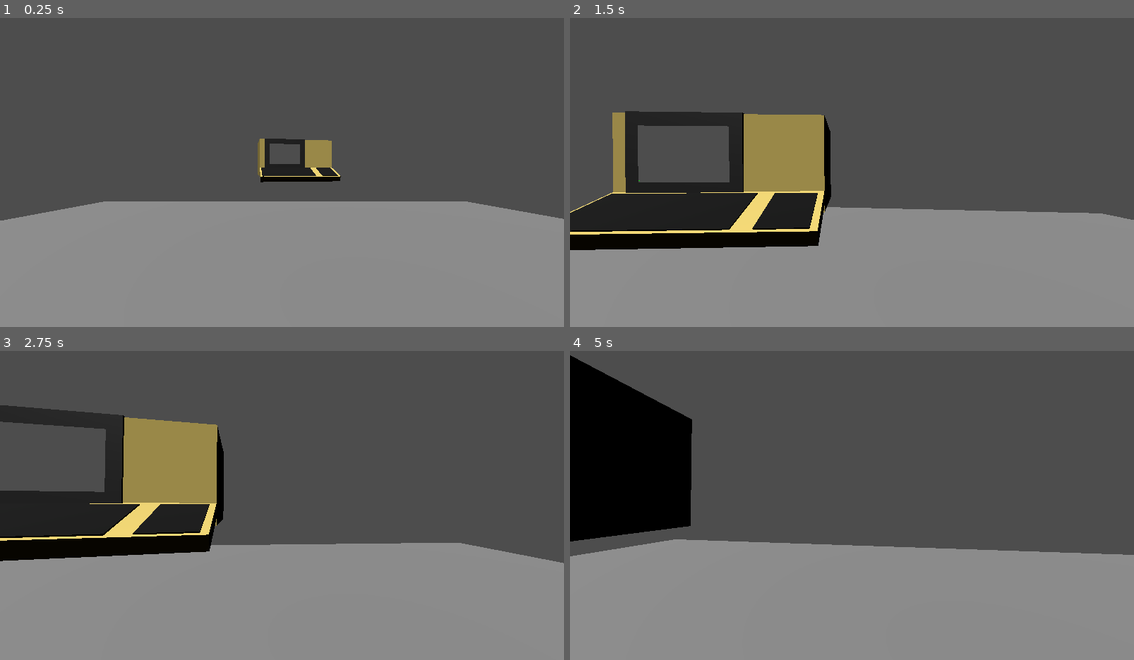
Above: before the commit, frames 1-4 (two rows, left to right).
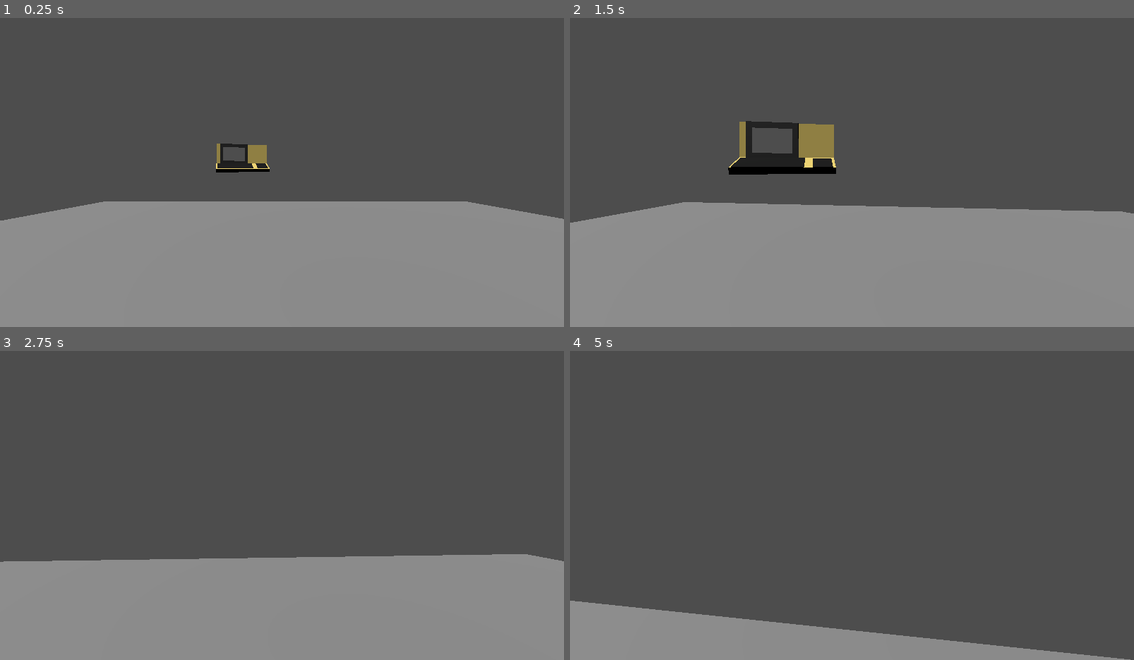
Above: after the commit, the same moments.

Repository: Shoofe/SemC
Game: Godot game, scene res://test_world.tscn
Two runs of this game, one before a commit and one after it. Both use one fixed random seed, a clock stepped at 60 frames per second and the inputs below.
Inputs (mouse positions are in pixels of both pictures, inside the frame that each line leads up to):
- Up to frame 1 (0.25 s): no input
- Up to frame 2 (1.5 s): tap Enter at 0.5 s; move the mouse to (880, 166) at 0.52 s; hold W (UP) from 0.53 s (still down); click (880, 166) at 0.6 s; move the mouse to (823, 169) at 1.27 s; click (823, 169) at 1.35 s
- Up to frame 3 (2.75 s): keep holding W (UP); move the mouse to (293, 496) at 2.02 s; hold Shift (SHIFT) from 2.03 s (still down); click (293, 496) at 2.3 s
- Up to frame 4 (5 s): keep holding W (UP); move the mouse to (846, 505) at 2.77 s; release Shift (SHIFT) at 2.78 s; click (846, 505) at 2.85 s; move the mouse to (891, 505) at 3.52 s; click (891, 505) at 3.6 s; tap Escape (ui_cancel) at 4.15 s; move the mouse to (806, 499) at 4.27 s; tap Shift (SHIFT) at 4.35 s; click (806, 499) at 4.55 s

The runs differ from the first frame. In frame 1, 1.9% of the frame differs, in the area x 38-61%, y 39-54%; in frame 2, 15%; in frame 3, 16%; in frame 4, 37%, in the area x 0-100%, y 1-100%.

Commit message:
Refined interactions TODO: Fix player position during interactions

Diff:
--- a/Computer/Station/Terminal/terminal.tscn
+++ b/Computer/Station/Terminal/terminal.tscn
@@ -78,6 +78,6 @@
 shape = SubResource("BoxShape3D_ixlve")
 
 [node name="FocusCamPosition" type="Node3D" parent="."]
-transform = Transform3D(-8.74228e-08, 0, 2, 0, 2, 0, -2, 0, -8.74228e-08, 1.04, 0.144182, 0)
+transform = Transform3D(-8.74228e-08, 0, 2, 0, 2, 0, -2, 0, -8.74228e-08, 1.17596, 0.144182, 0.194103)
 
 [connection signal="execute_command" from="Display/SubViewport/Display" to="." method="_on_display_execute_command"]
--- a/Computer/Station/Terminal/terminal_code.gd
+++ b/Computer/Station/Terminal/terminal_code.gd
@@ -6,13 +6,19 @@
 var curr_text = ""
 
 @onready var display  = $Display/SubViewport/Display
-@onready var camera_position_on_focus = $FocusCamPosition.transform
+
+
 func _ready():
-	disable_movement_on_interact = true
+	disable_movement = true
+	focus_camera = true
+	stay_focused = true
+	focus_camera_position = $FocusCamPosition
 
 
 func _on_interacted():
-		focused = !focused
+		focused = true
+func _on_stop_interaction():
+	focused = false
 
 func _input(event):
 	if focused and event is InputEventKey and event.is_pressed():
--- a/Player/player.gd
+++ b/Player/player.gd
@@ -5,10 +5,10 @@
 const SPEED = 1.5
 const SPRINT_MUL = 1.5
 const MOUSE_SENS_CONST = 100
-var move = true
 var sprint = 1
 var acceleration = 0.25
 var gravity = 15
+var moveable = true
 
 #Mouse vars
 var mouse_sensitivity = 0.2
@@ -18,27 +18,29 @@
 
 #View vars
 var default_fov = 80
-var max_zoom_in = 100
-var max_zoom_out = 20
-var zoom_increment = 3
+var max_zoom_out = 100
+var max_zoom_in = 50
+var zoom_increment = 2
 @onready var head = $Head
 @onready var camera = $Head/Camera3D
+@onready var default_camera_pos = $Head/DefaultCameraPosition
+var camera_target
 @onready var raycast = $Head/RayCast3D
 
 func _ready():
+	camera_target = default_camera_pos
 	default_fov = camera.fov
 	Input.mouse_mode = Input.MOUSE_MODE_CAPTURED
 
+var current_target : Interactable = null
 
 func _physics_process(delta):
+	handle_movement(delta)
+	handle_interactions()
 
-	#Click
-	if Input.is_action_just_pressed("MOUSE1"):
-		interact()
 
-	if Input.is_action_just_pressed("ui_cancel"):
-		enteract()
-
+func handle_movement(delta):
+	camera.global_position = lerp(camera.global_position, camera_target.global_position, 0.2)
 
 	if Input.is_action_pressed("SHIFT"):
 		sprint = SPRINT_MUL
@@ -50,13 +52,12 @@
 
 	var input_dir = Input.get_vector("LEFT", "RIGHT", "UP", "DOWN")
 	var direction = (transform.basis * Vector3(input_dir.x, 0, input_dir.y)).normalized()
-	if direction and move:
+	if direction and moveable:
 		velocity.x = lerp(velocity.x, direction.x * SPEED * sprint, acceleration)
 		velocity.z = lerp(velocity.z, direction.z * SPEED * sprint, acceleration)
 	else:
 		velocity.x = move_toward(velocity.x, 0, SPEED * sprint)
 		velocity.z = move_toward(velocity.z, 0, SPEED * sprint)
-
 	move_and_slide()
 
 func _input(event):
@@ -65,21 +66,19 @@
 		head.rotation.x -= event.relative.y * mouse_sensitivity / MOUSE_SENS_CONST
 		head.rotation.x = clamp(head.rotation.x, deg_to_rad(-90), deg_to_rad(90))
 
-var interacting_with = null
-func interact():
-	var target: Interactable = raycast.get_collider()
-	print(target)
+func handle_interactions():
+	if Input.is_action_just_pressed("MOUSE1"):
+		if raycast.get_collider() is Interactable:
+			current_target = raycast.get_collider()
+			current_target.interact()
 
-	if target != null and target.is_in_group("Interactable"):
-		target.interact()
-		interacting_with = target
-		disable_movement(target.disable_movement_on_interact)
-		transform.origin += target.camera_position_on_focus.origin/2 + transform.origin
+			if current_target.disable_movement: moveable = false
+			if current_target.focus_camera:
+				camera_target = current_target.focus_camera_position
 
-func enteract():
-	if !move:
-		move = true
-		interacting_with.interact()
-
-func disable_movement(type: bool):
-	move = !type
+	if current_target != null and ((Input.is_action_just_released("MOUSE1") and
+	!current_target.stay_focused) or Input.is_action_just_released(current_target.unfocus_key)):
+		moveable = true
+		camera_target = default_camera_pos
+		current_target.stop_interaction()
+		current_target = null
--- a/Player/player.tscn
+++ b/Player/player.tscn
@@ -14,6 +14,8 @@
 
 [node name="Camera3D" type="Camera3D" parent="Head"]
 
+[node name="DefaultCameraPosition" type="Node3D" parent="Head"]
+
 [node name="RayCast3D" type="RayCast3D" parent="Head"]
 transform = Transform3D(1, 0, 0, 0, 1, 0, 0, 0, 1, 0, -0.0259218, 0)
 target_position = Vector3(0, 0, -1.5)
--- a/Scripts/interactable.gd
+++ b/Scripts/interactable.gd
@@ -1,9 +1,29 @@
 extends StaticBody3D
+class_name Interactable
 
-class_name Interactable
-var disable_movement_on_interact = false
+
+var disable_movement = false
+#Disable movement during interaction
+var focus_camera = false
+#Move the player camera to a custom position during interaction
+var stay_focused = false
+#Will stay in interaction if mouse1 is released
+var unfocus_key = "ESCAPE"
+#Always quit interaction on escape
+
+
+var focus_camera_position : Node3D = null
+#The position where the camera is when focused
+
+
 func interact():
 	_on_interacted()
 
+func stop_interaction():
+	_on_stop_interaction()
+
 func _on_interacted():
 	pass
+
+func _on_stop_interaction():
+	pass
--- a/project.godot
+++ b/project.godot
@@ -64,5 +64,11 @@
 }
 MS_WHEEL_DOWN={
 "deadzone": 0.5,
-"events": []
+"events": [Object(InputEventMouseButton,"resource_local_to_scene":false,"resource_name":"","device":-1,"window_id":0,"alt_pressed":false,"shift_pressed":false,"ctrl_pressed":false,"meta_pressed":false,"button_mask":0,"position":Vector2(0, 0),"global_position":Vector2(0, 0),"factor":1.0,"button_index":5,"canceled":false,"pressed":false,"double_click":false,"script":null)
+]
 }
+ESCAPE={
+"deadzone": 0.5,
+"events": [Object(InputEventKey,"resource_local_to_scene":false,"resource_name":"","device":-1,"window_id":0,"alt_pressed":false,"shift_pressed":false,"ctrl_pressed":false,"meta_pressed":false,"pressed":false,"keycode":0,"physical_keycode":4194305,"key_label":0,"unicode":0,"echo":false,"script":null)
+]
+}
--- a/test_world.tscn
+++ b/test_world.tscn
@@ -27,6 +27,4 @@
 transform = Transform3D(0.772125, -0.58293, -0.253012, 0.431332, 0.188372, 0.882309, -0.466665, -0.790385, 0.396883, -17.8896, 4.50864, 0)
 
 [node name="TerminalScreen" parent="." groups=["Interactable"] instance=ExtResource("2_qrkgy")]
-transform = Transform3D(0.079596, 0, -0.493624, 0, 0.5, 0, 0.493624, 0, 0.079596, -0.04081, 1.69742, -1.08022)
-
-[connection signal="terminal_focus" from="Player" to="TerminalScreen" method="_on_interacted"]
+transform = Transform3D(0.139554, 0, -0.48013, 0, 0.5, 0, 0.48013, 0, 0.139554, -0.734947, 1.76062, -1.99774)
